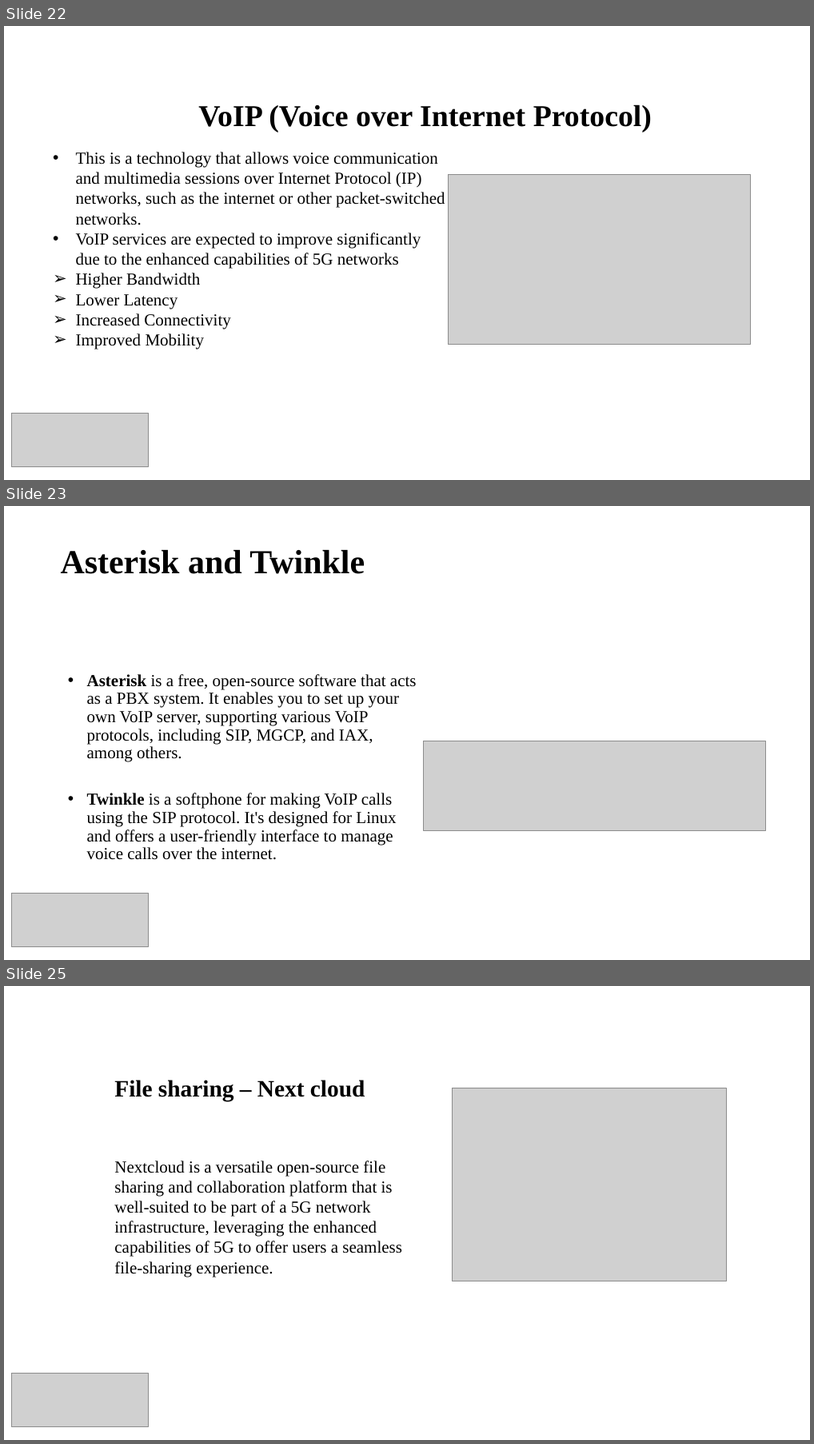
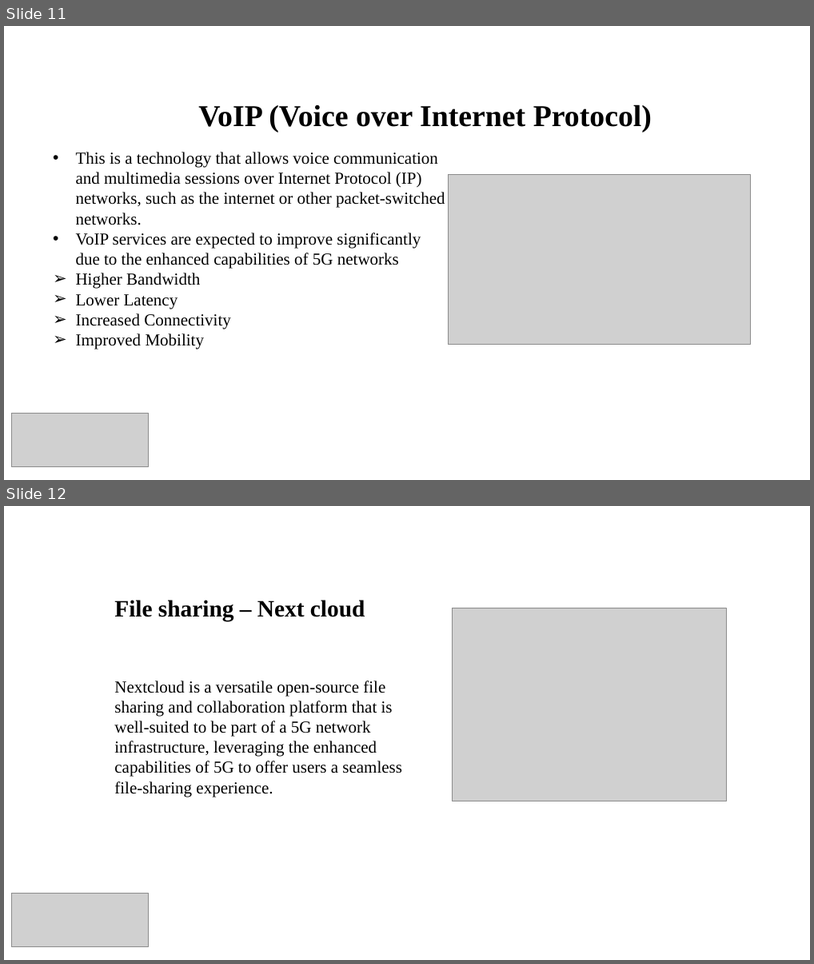
Before and after one commit to kushalprakash6/Standalone-5G-netowrk-simulation, a slide deck: Presentation/Presentation team_entropy.pptx. Shown one above the other, each under a label of ours: slides 22, 23 and 25 before the commit, slides 11 and 12 after it; the slides between them are not shown. The pictures are 814x1444 and 814x964 pixels, drawn with LibreOffice and Linux fonts; fonts in the diff are those of the drawing; grey boxes stand for pictures. Boxes give left, top, right and bottom in pixels: in the first picture for what was removed or moved away, otherwise in the second. Text is boxed around its words. In the diff, an @@ line names an element or a change of style, - is before the commit and + after.

```diff
--- a/Presentation/Presentation team_entropy.pptx
+++ b/Presentation/Presentation team_entropy.pptx
@@ slide 23 removed at (4,506,810,960), background #FFFFFF @@
@@ rectangle removed at (4,506,810,621) @@
@@ text removed at (61,550,365,574) @@
-Asterisk and Twinkle
@@ text removed at (87,674,417,860) @@
-• Asterisk is a free, open-source software that acts as a PBX system. It enables you to set up your own VoIP server, supporting various VoIP protocols, including SIP, MGCP, and IAX, among others.
-• Twinkle is a softphone for making VoIP calls using the SIP protocol. It's designed for Linux and offers a user-friendly interface to manage voice calls over the internet.
@@ picture removed at (424,740,766,831) @@
@@ picture removed at (12,892,149,947) @@
@@ what was slide 22 is now slide 11 @@
@@ what was slide 25 is now slide 12 @@
```
Also in this commit, not shown: 4 slides changed, 1 slide added, 16 other slides removed.
